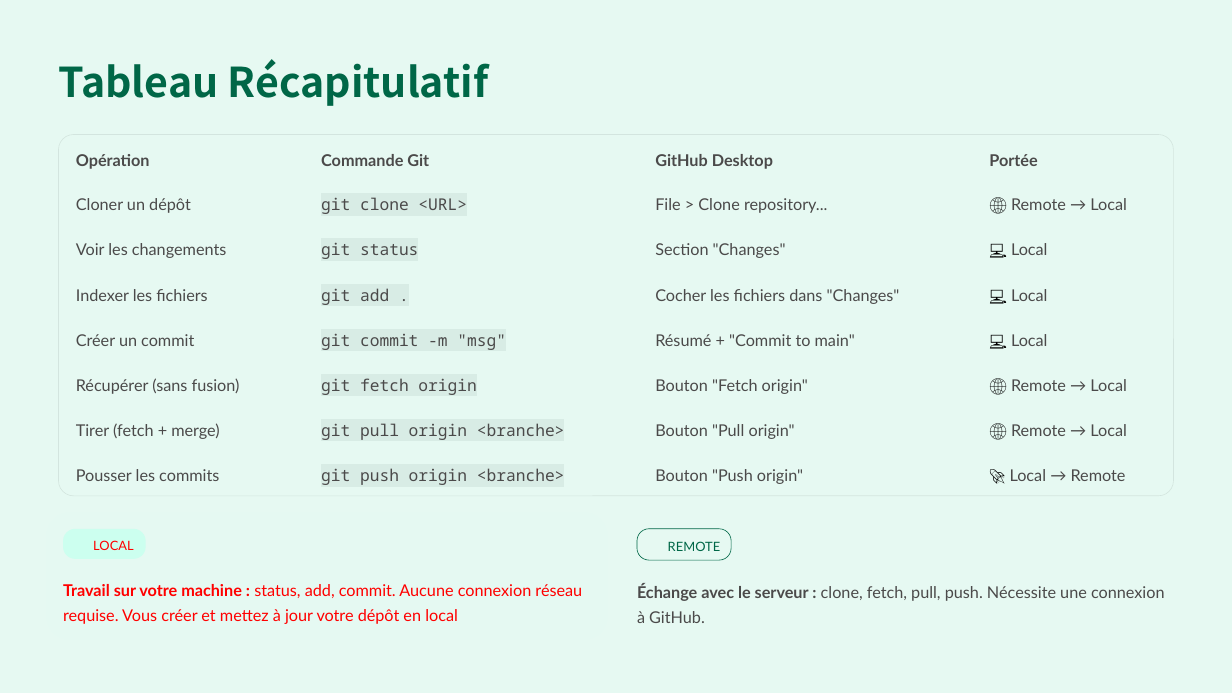
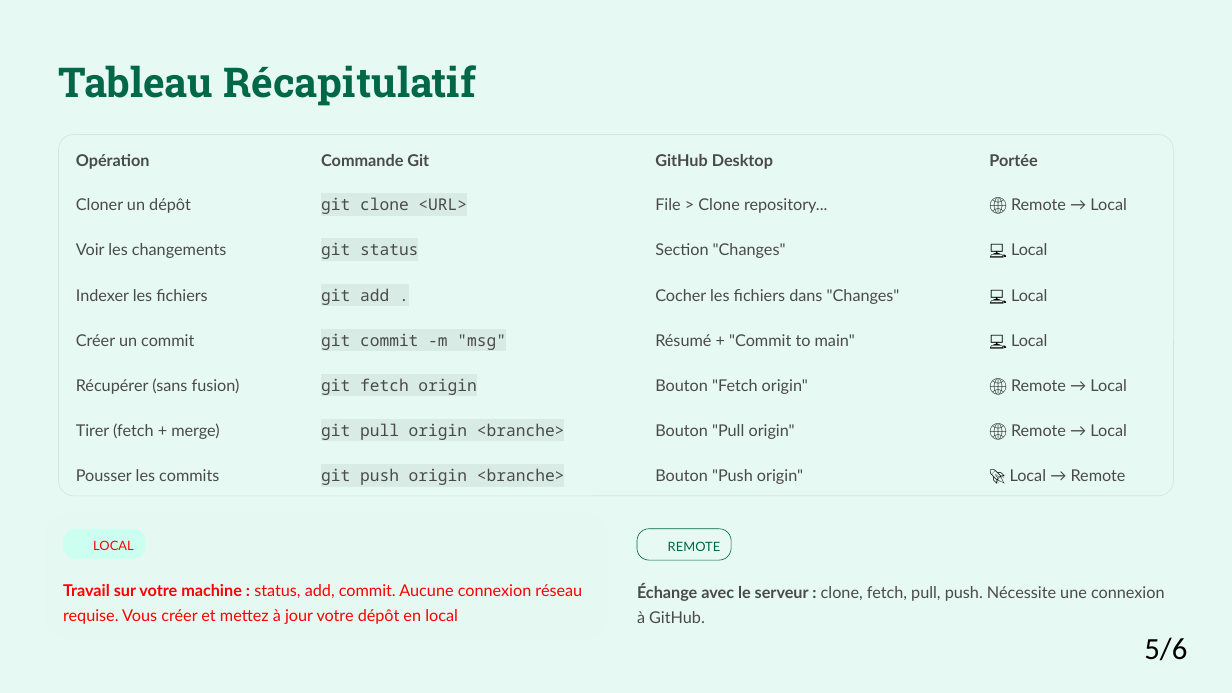
Before and after one commit to Mohamed-Rida-ece/Projet-Cybersec-Groupe, a slide deck: slide 5 of presentation/Git-vs-GitHub-Desktop.pptx. Drawn at 1232x693 pixels with LibreOffice and Linux fonts; fonts in the diff are those of the drawing; background and template pictures are left out. Boxes give left, top, right and bottom in pixels: in the first picture for what was removed or moved away, otherwise in the second. Text is boxed around its words. In the diff, an @@ line names an element or a change of style, - is before the commit and + after.

```diff
--- a/presentation/Git-vs-GitHub-Desktop.pptx
+++ b/presentation/Git-vs-GitHub-Desktop.pptx
@@ text "Tableau Récapitulatif" at [58,65,475,106]: font Noto Sans CJK SC to Roboto Slab @@
@@ text added at [1144,637,1187,661], 18 pt, text #000000 @@
+5/6
```
Also in this commit, not shown: 5 other slides changed.
